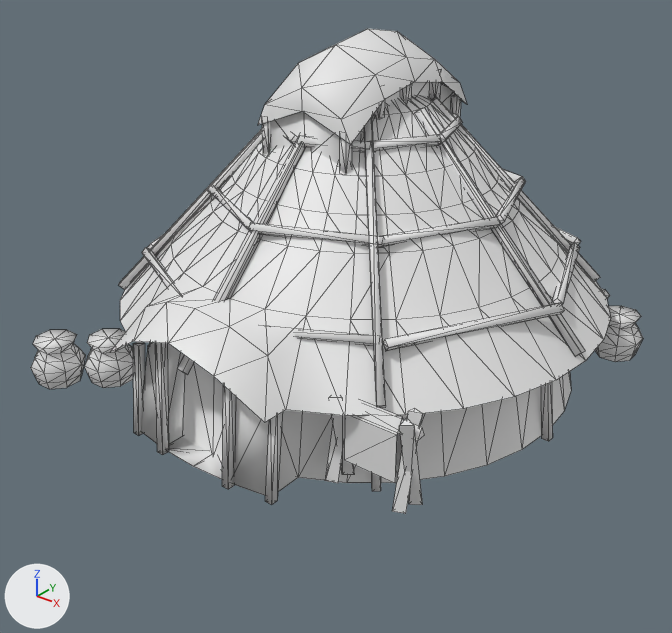
What one commit did to the COLLADA model art/meshes/structural/koreans/house_4.dae.
The view is the same before and after, from a 50 mm camera at (13.3, -17.33, 11.99) aimed at (-0.01, -0.69, 1.68). The lights are fixed; the arrows at lower left show +X, +Y and +Z. The first picture is the older version. Mesh edges are drawn as thin lines. Materials are left out; every surface is plain grey. Where no turn or scale is listed for an object, it has been applied to the vertices. Vertices at exactly the same position are counted once.

The older version as bpy lines, for what is in view:
```python
me_esfera_503 = bpy.data.meshes.new('Esfera.503')
me_esfera_503.from_pydata(...)  # 1095 vertices, 1736 faces; spans x -6.12..6.27, y -6.27..6.52, z -0.11..8.63
me_esfera_503.materials.append(mat_texturas_coreanas_provas)
ob_house_4 = bpy.data.objects.new('house_4', me_esfera_503)
ob_house_4.location = (0.0, 0.0, 0.0)
```
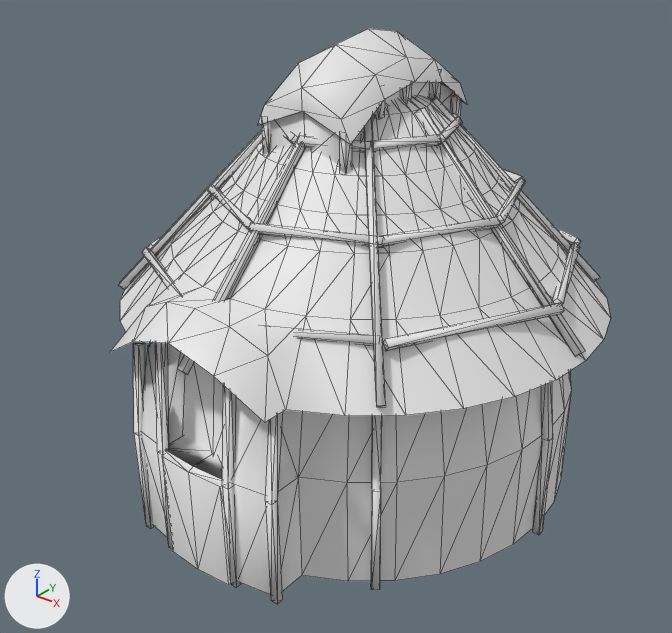
The newer file is also turned or shifted as a whole; pictures and numbers use the older file's frame.

Location of each change, (x1, y1, x2, y2) in pixels of the pictures (672 x 633 px):
'house_4', reshaped (18% narrower, 19% taller): before (31, 29, 643, 514); after (110, 29, 610, 604)
part 1 of me_esfera_503, deleted: before (31, 288, 643, 514)
part 2 of me_esfera_503, added: after (134, 393, 571, 604)

What changed in the scene script:
```text
Change me_esfera_503:
    used by ob_house_4; location = (0.0, 0.0, 0.0)
    remove me_esfera_503.from_pydata(...)  # 1095 vertices, 1736 faces; spans x -6.12..6.27, y -6.27..6.52, z -0.11..8.63
    add me_esfera_503.from_pydata(...)  # 906 vertices, 1478 faces; spans x -6.12..6.27, y -6.27..6.52, z -2.88..8.63
    me_esfera_503 part 1: 16 loose pieces with 276 vertices, spanning x -5.97..5.86, y -6.05..6.27, z 0.08..2.4, are deleted
    me_esfera_503 part 2
    10 vertices are added at x -0.99..1.15, y -6.04..-5.0, z -2.88..-0.11
    26 new vertices lie (0.0, 0.06, -2.78) away from vertices in x -4.14..5.74, y -5.93..5.99, z -0.1
    25 new vertices lie (0.0, 0.05, -2.77) away from vertices in x -5.41..5.57, y -5.64..5.82, z -0.03
    18 new vertices lie (0.0, 0.05, -2.78) away from vertices in x -5.59..5.56, y -5.56..4.62, z -0.1
    8 new vertices lie (0.0, 0.06, -2.77) away from vertices in x -4.48..4.64, y -5.82..5.71, z -0.03
    190 new faces join them
```
